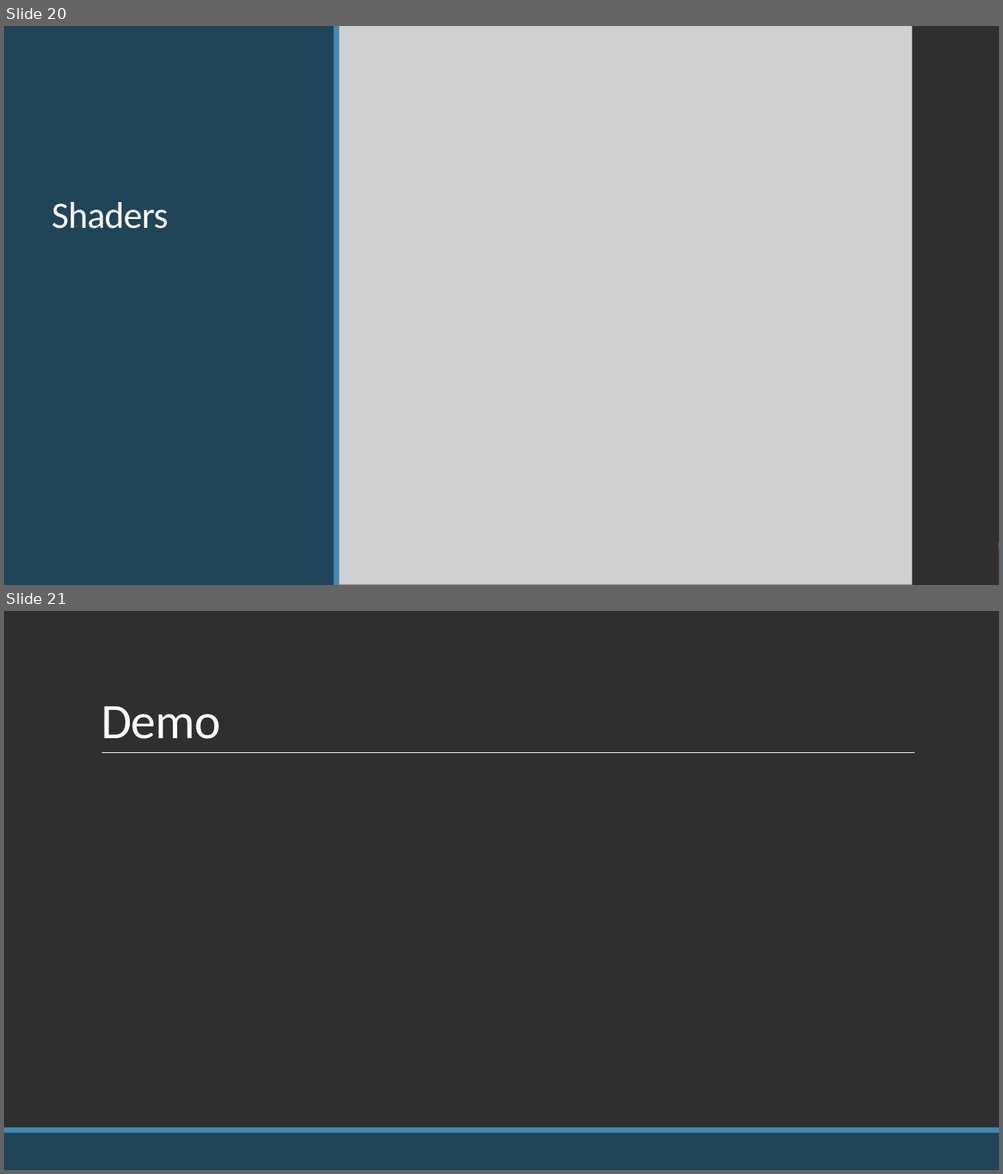
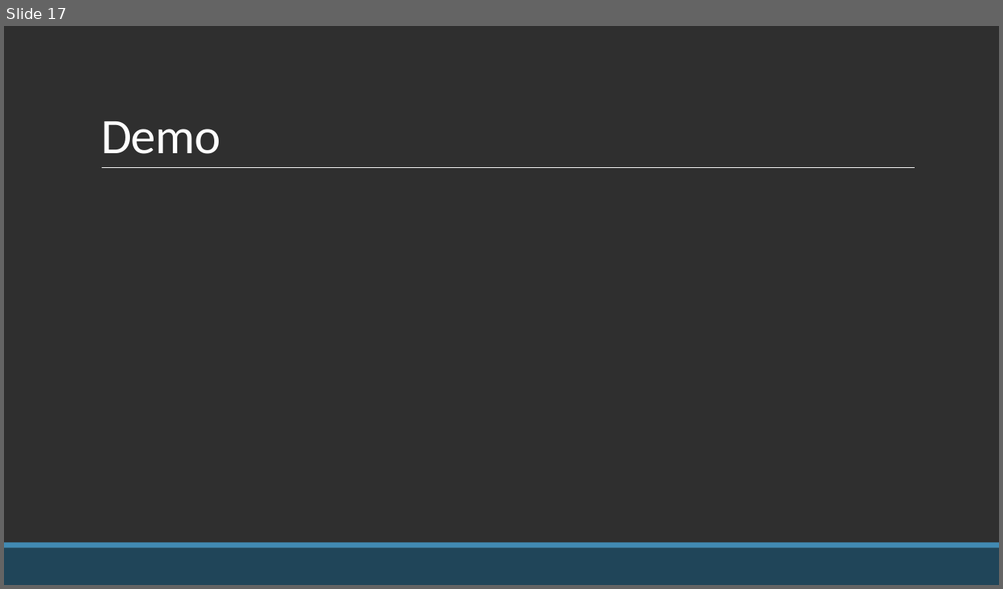
Before and after one commit to chucknuris/BallWall, a slide deck: presentation/ballwall.pptx. Shown one above the other, each under a label of ours: slides 20 and 21 before the commit, slide 17 after it. The pictures are 1003x1174 and 1003x589 pixels, drawn with LibreOffice and Linux fonts; fonts in the diff are those of the drawing; grey boxes stand for pictures. Boxes give left, top, right and bottom in pixels: in the first picture for what was removed or moved away, otherwise in the second. Text is boxed around its words. In the diff, an @@ line names an element or a change of style, - is before the commit and + after.

```diff
--- a/presentation/ballwall.pptx
+++ b/presentation/ballwall.pptx
@@ slide 20 removed at box(4, 26, 999, 585), background #2F2F2F; not listed: 2 template elements that a slide beside it also shows @@
@@ rectangle removed at box(4, 26, 999, 585) @@
@@ rectangle removed at box(4, 26, 335, 585) @@
@@ rectangle removed at box(334, 26, 339, 585) @@
@@ picture removed at box(339, 26, 911, 585) @@
@@ title removed at box(51, 202, 168, 229) @@
-Shaders
@@ what was slide 21 is now slide 17 @@
```
Also in this commit, not shown: 1 slide changed, 1 slide added, 4 other slides removed, 2 other files.
